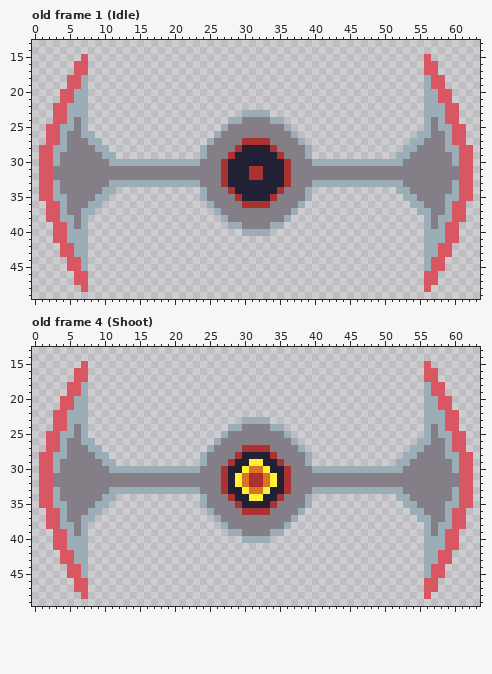
Pixel-art file -- assets/boss1.aseprite. Above, as it was before the edit.
64x64 pixels, 5 frames. Shown: old frame 1 (Idle): x 0..63, y 13..49; old frame 4 (Shoot): x 0..63, y 13..49. The commit also changed other frames, which this record leaves out.
And afterwards:
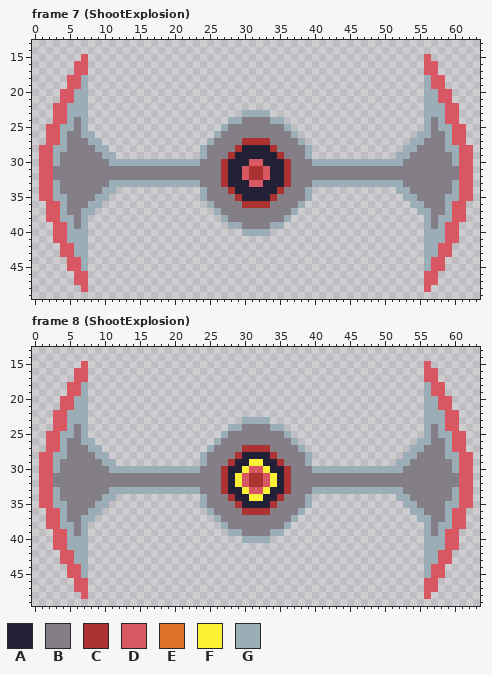
Palette (. is transparent): A #222034  B #847e87  C #ac3232  D #d95763  E #df7126  F #fbf236  G #9badb7
A new or re-ordered frame is compared with the old frame closest to it.
From old to new:
frames 5 -> 9
Frame 7 (ShootExplosion) is new; against old frame 1 (Idle):
The author changed colour A to colour D in row 30 at x 31 to 32; in rows 31 to 32 at x 30 and 33; in row 33 at x 31 to 32.
Frame 8 (ShootExplosion) is new; against old frame 4 (Shoot):
The author changed colour E to colour D in row 30 at x 31 to 32; in rows 31 to 32 at x 30 and 33; in row 33 at x 31 to 32.
